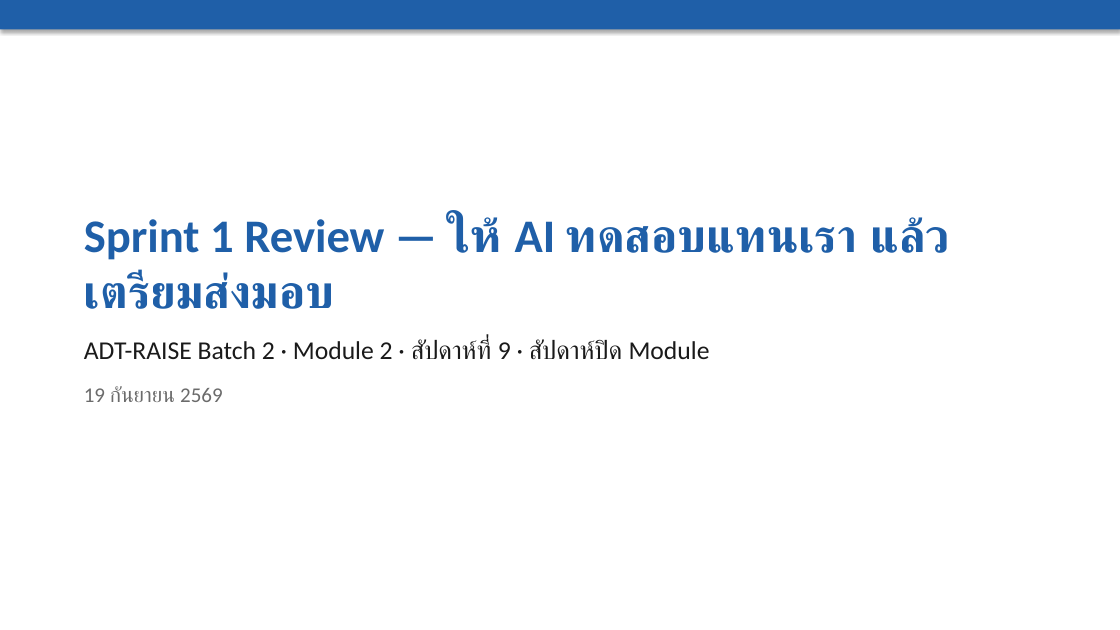
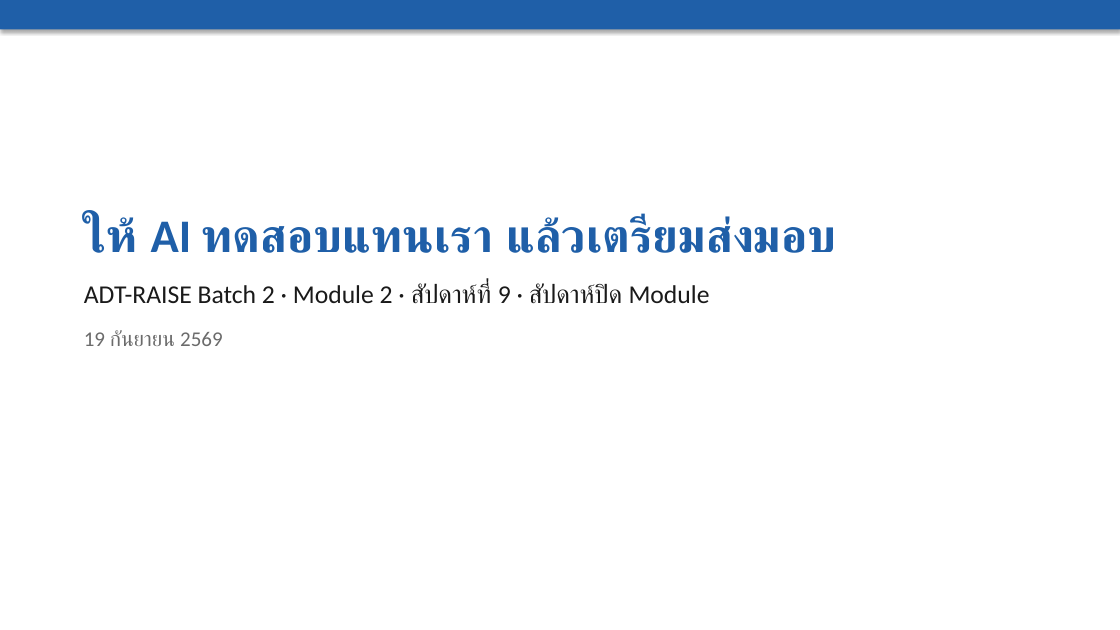
Before and after one commit to cnacha-mfu/raise2-module2, a slide deck: slide 1 of materials/week9/w9-slides.pptx. Drawn at 1120x630 pixels with LibreOffice and Linux fonts; fonts in the diff are those of the drawing. Boxes give left, top, right and bottom in pixels: in the first picture for what was removed or moved away, otherwise in the second. Text is boxed around its words. In the diff, an @@ line names an element or a change of style, - is before the commit and + after.

```diff
--- a/materials/week9/w9-slides.pptx
+++ b/materials/week9/w9-slides.pptx
@@ text at bbox=[84, 215, 836, 253]: text changed @@
-Sprint 1 Review — ให้ AI ทดสอบแทนเรา แล้วเตรียมส่งมอบ
+ให้ AI ทดสอบแทนเรา แล้วเตรียมส่งมอบ
```
Also in this commit, not shown: 4 other slides changed, 9 other files.
